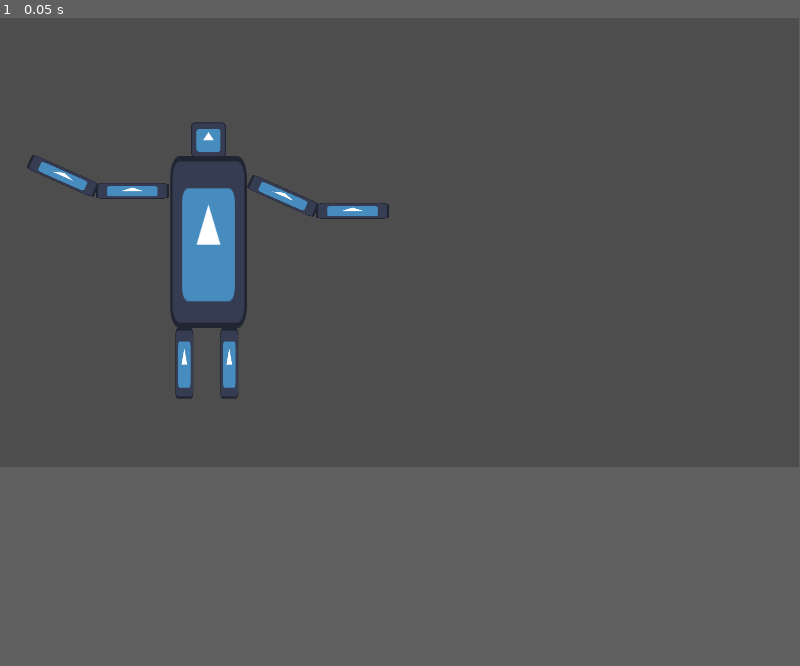
Above: before the commit, frame 1.
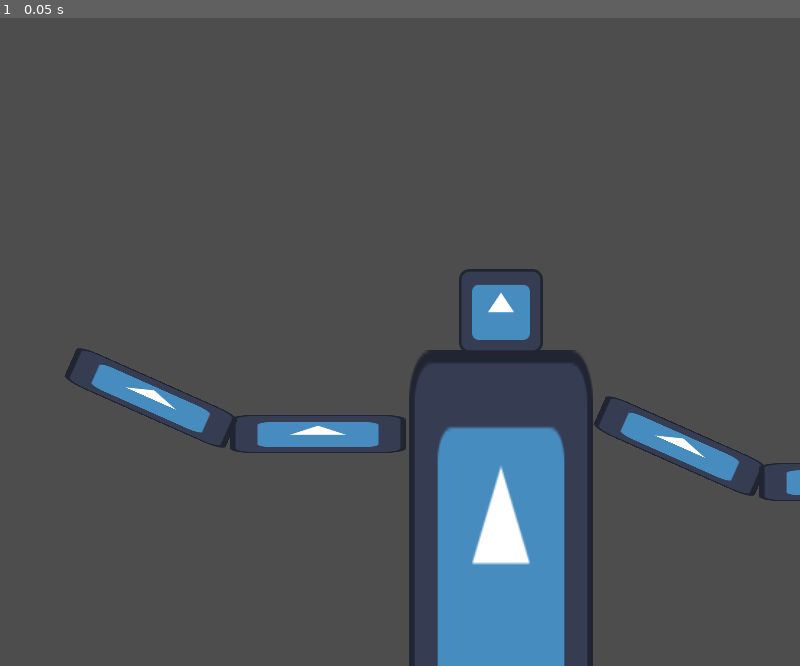
Above: after the commit, the same moment.

Repository: Oosh74/clear-code-tutorial-one
Game: Godot game, scene res://world-scene.tscn
Same seed, same stepped clock (60 frames per second), same inputs: the game is played once before the commit and once after it. The engine's default icon, where the game draws it, is replaced by a stand-in: a white triangle on a blue panel in a dark square.
Inputs:
- Up to frame 1 (0.05 s): no input
In our replay, the window is 799x449 before the commit and 800x648 after it. These sizes can differ from the game's own. Grey fills any space a smaller window leaves; there, only what the larger window draws over its background counts as a difference.

The runs differ from the first frame. In frame 1, 13% of the frame differs, in the area x 3-100%, y 16-100%.

Commit message:
Finished wall-bouncing exercise

Diff:
--- /dev/null
+++ b/coding_boolean.gd
@@ -0,0 +1,49 @@
+extends Node2D
+var a := 0
+var direction_x := "right"
+var direction_y := "down"
+
+@onready var character_body_2d: CharacterBody2D = $CharacterBody2D
+
+func _ready():
+	if 10 > 5:
+		print("10 is greater than 5")
+	print(7 > 5)
+	if 4 == 4 and 10 > 5:
+		print('this is true')
+	if 4 == 4 or 10 < 5:
+		print('this is still true')
+	if 4 < 10:
+		print("a")
+	elif 1 == 1:
+		print("c")
+	else:
+		print("b")
+
+
+func _process(delta: float):
+	if direction_x == "right":
+		character_body_2d.position.x += 150 * delta
+	else:
+		character_body_2d.position.x -= 150 * delta
+
+	if direction_y == "down":
+		character_body_2d.position.y += 150 * delta
+	else:
+		character_body_2d.position.y -= 150 * delta
+
+
+
+
+func _bottom_collision_detect(body: Node2D) -> void:
+	direction_y = "up"
+	print(direction_y)
+
+func _right_collision_detect(body: Node2D) -> void:
+	direction_x = "left"
+
+func _on_left_coll_body_entered(body: Node2D) -> void:
+	direction_x = "right"
+
+func _on_top_coll_body_entered(body: Node2D) -> void:
+	direction_y = "down"
--- /dev/null
+++ b/coding_boolean.tscn
@@ -0,0 +1,59 @@
+[gd_scene format=3 uid="uid://bdsuy024gjln8"]
+
+[ext_resource type="Script" uid="uid://cl1h6arhr6j7e" path="res://coding_boolean.gd" id="1_ave4p"]
+[ext_resource type="Texture2D" uid="uid://dq3m1ckyy5fyy" path="res://icon.svg" id="1_edvyo"]
+
+[sub_resource type="WorldBoundaryShape2D" id="WorldBoundaryShape2D_dsf4c"]
+
+[sub_resource type="WorldBoundaryShape2D" id="WorldBoundaryShape2D_ave4p"]
+normal = Vector2(-1, 0)
+
+[sub_resource type="WorldBoundaryShape2D" id="WorldBoundaryShape2D_cu786"]
+normal = Vector2(0.9996877, 0.024992192)
+
+[sub_resource type="WorldBoundaryShape2D" id="WorldBoundaryShape2D_jcfp0"]
+normal = Vector2(0, 1)
+
+[sub_resource type="RectangleShape2D" id="RectangleShape2D_dsf4c"]
+size = Vector2(118, 110)
+
+[node name="CodingBoolean" type="Node2D" unique_id=1583381690]
+script = ExtResource("1_ave4p")
+
+[node name="BottomColl" type="Area2D" parent="." unique_id=202391567]
+position = Vector2(355, 648)
+
+[node name="CollisionShape2D" type="CollisionShape2D" parent="BottomColl" unique_id=822498581]
+shape = SubResource("WorldBoundaryShape2D_dsf4c")
+
+[node name="RightColl" type="Area2D" parent="." unique_id=2034903655]
+position = Vector2(795, 311)
+
+[node name="CollisionShape2D" type="CollisionShape2D" parent="RightColl" unique_id=1237372006]
+shape = SubResource("WorldBoundaryShape2D_ave4p")
+
+[node name="LeftColl" type="Area2D" parent="." unique_id=1480400661]
+position = Vector2(-2, 347)
+
+[node name="CollisionShape2D" type="CollisionShape2D" parent="LeftColl" unique_id=1057329322]
+shape = SubResource("WorldBoundaryShape2D_cu786")
+
+[node name="TopColl" type="Area2D" parent="." unique_id=1521523231]
+position = Vector2(372, 2)
+
+[node name="CollisionShape2D" type="CollisionShape2D" parent="TopColl" unique_id=1612981499]
+shape = SubResource("WorldBoundaryShape2D_jcfp0")
+
+[node name="CharacterBody2D" type="CharacterBody2D" parent="." unique_id=1522229000]
+position = Vector2(95, 100)
+
+[node name="CollisionShape2D2" type="CollisionShape2D" parent="CharacterBody2D" unique_id=1016679165]
+shape = SubResource("RectangleShape2D_dsf4c")
+
+[node name="Sprite2D" type="Sprite2D" parent="CharacterBody2D" unique_id=1113032308]
+texture = ExtResource("1_edvyo")
+
+[connection signal="body_entered" from="BottomColl" to="." method="_bottom_collision_detect"]
+[connection signal="body_entered" from="RightColl" to="." method="_right_collision_detect"]
+[connection signal="body_entered" from="LeftColl" to="." method="_on_left_coll_body_entered"]
+[connection signal="body_entered" from="TopColl" to="." method="_on_top_coll_body_entered"]
--- a/project.godot
+++ b/project.godot
@@ -17,8 +17,7 @@
 
 [display]
 
-window/size/viewport_width=1920
-window/size/viewport_height=1080
+window/size/viewport_width=800
 
 [physics]
 
Not shown, added: coding_boolean.gd.uid
